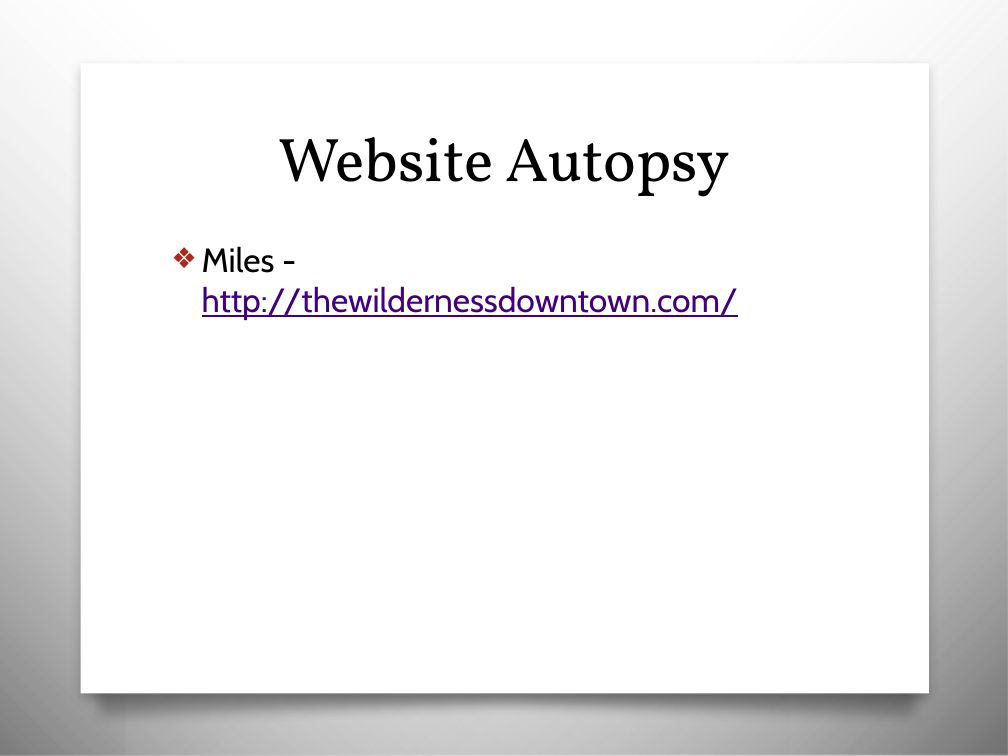
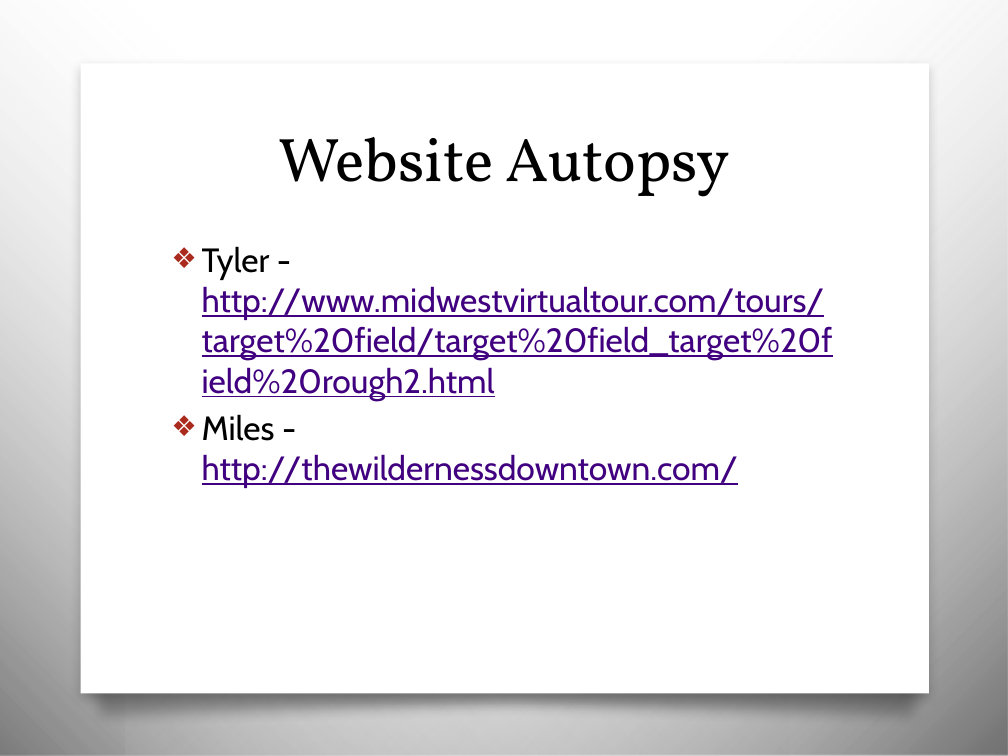
Before and after one commit to awayken/USF-ART329, a slide deck: slide 5 of slides/classthree/slides.pptx (slide 4 before the commit). Drawn at 1008x756 pixels with LibreOffice and Linux fonts; fonts in the diff are those of the drawing; background and template pictures are left out. Boxes give left, top, right and bottom in pixels: in the first picture for what was removed or moved away, otherwise in the second. Text is boxed around its words. In the diff, an @@ line names an element or a change of style, - is before the commit and + after.

```diff
--- a/slides/classthree/slides.pptx
+++ b/slides/classthree/slides.pptx
@@ text at [202,246,833,401]: paragraph added @@
+❖ Tyler - http://www.midwestvirtualtour.com/tours/target%20field/target%20field_target%20field%20rough2.html
```
Also in this commit, not shown: 5 slides added, 3 other files.
